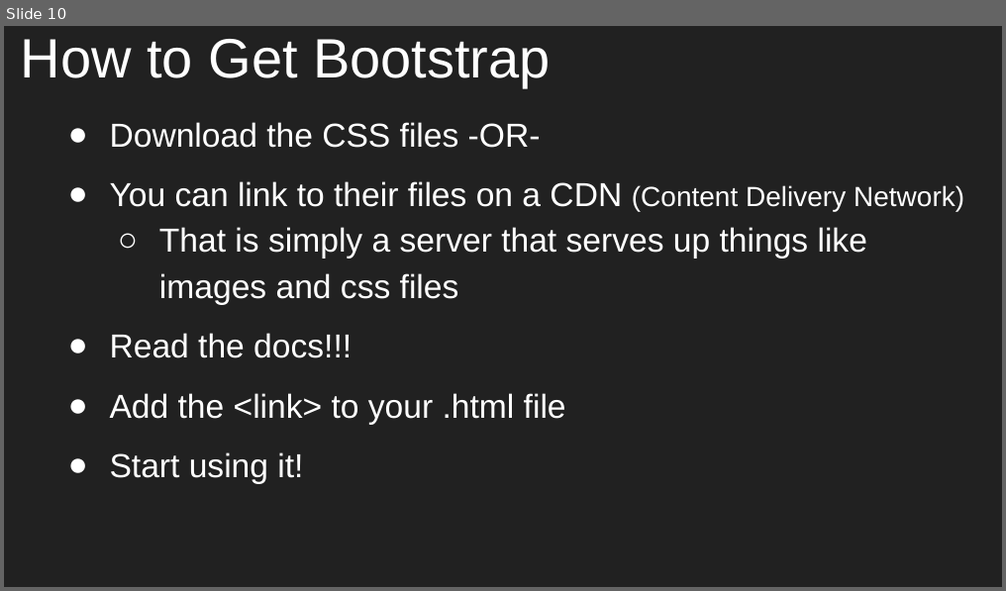
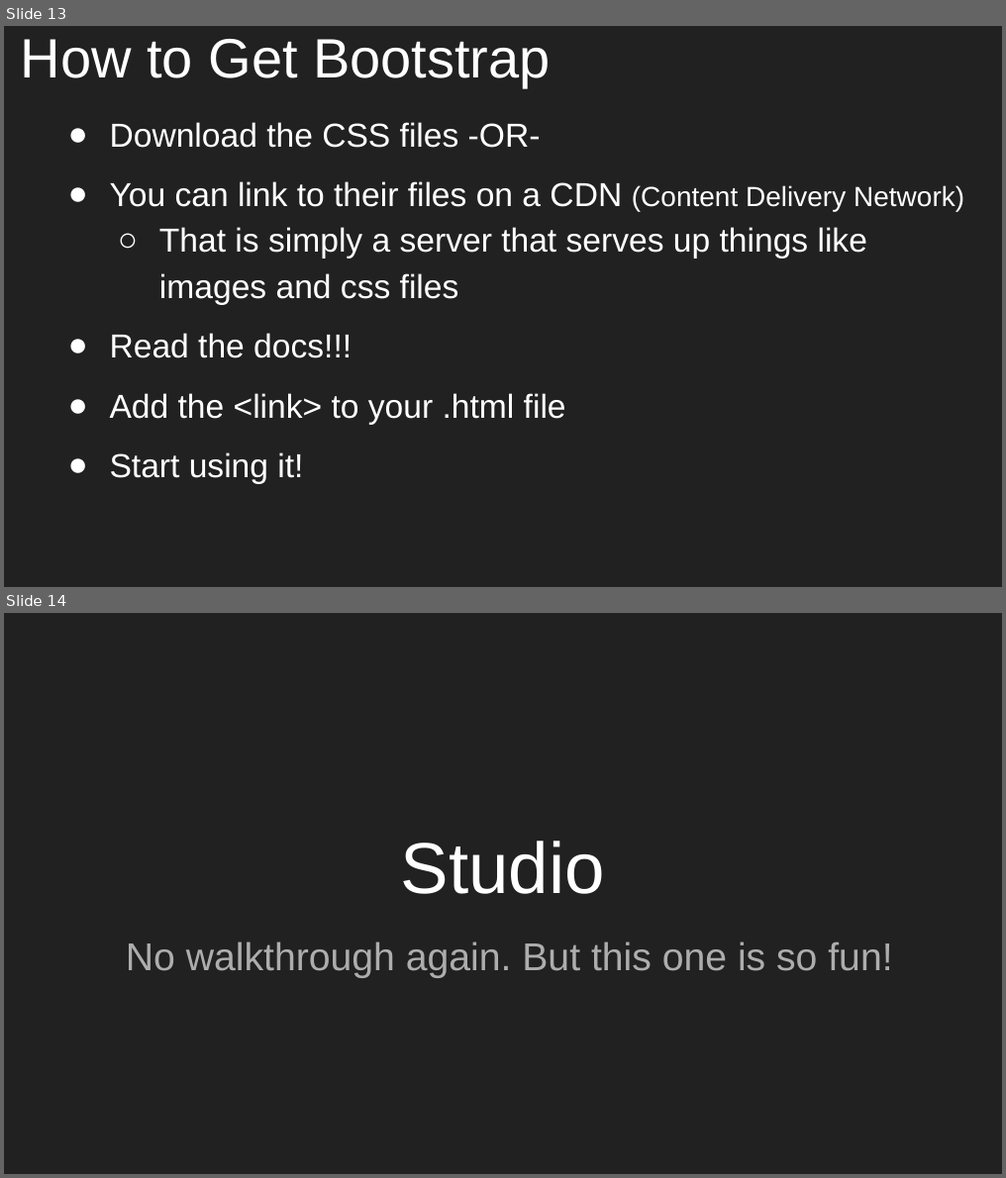
Before and after one commit to aleesham/lc101-unit2, a slide deck: slides/Unit 2 - LC 101 - Class 13.pptx. Shown one above the other, each under a label of ours: slide 10 before the commit, slides 13 and 14 after it. The pictures are 1006x591 and 1006x1178 pixels, drawn with LibreOffice and Linux fonts; fonts in the diff are those of the drawing. Boxes give left, top, right and bottom in pixels: in the first picture for what was removed or moved away, otherwise in the second. Text is boxed around its words. In the diff, an @@ line names an element or a change of style, - is before the commit and + after.

```diff
--- a/slides/Unit 2 - LC 101 - Class 13.pptx
+++ b/slides/Unit 2 - LC 101 - Class 13.pptx
@@ slide 14 added at box(4, 613, 1002, 1174), background #212121 @@
@@ title added at box(401, 841, 605, 894), 52 pt, text #FFFFFF @@
+Studio
@@ subtitle added at box(126, 942, 892, 978), 28 pt, text #ADADAD @@
+No walkthrough again. But this one is so fun!
@@ what was slide 10 is now slide 13 @@
```
Also in this commit, not shown: 1 slide changed, 4 other slides added, 1 slide removed.
